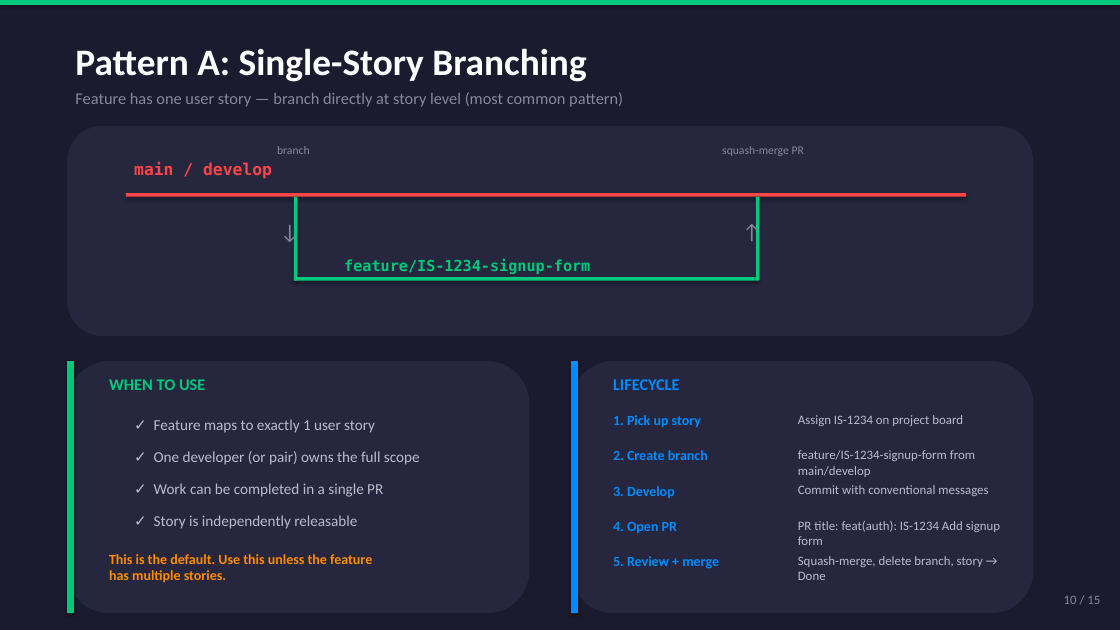
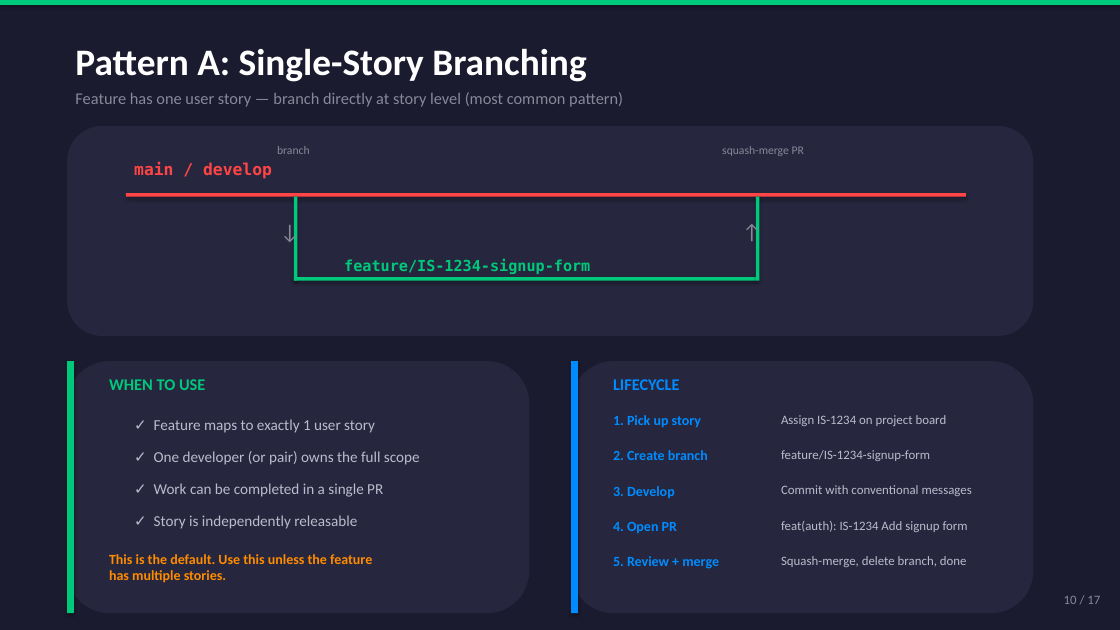
Before and after one commit to tacticl-ai/tacticl-core, a slide deck: slide 10 of docs/SDLC-Branch-Traceability-Standards.pptx. Drawn at 1120x630 pixels with LibreOffice and Linux fonts; fonts in the diff are those of the drawing. Boxes give left, top, right and bottom in pixels: in the first picture for what was removed or moved away, otherwise in the second. Text is boxed around its words. In the diff, an @@ line names an element or a change of style, - is before the commit and + after.

```diff
--- a/docs/SDLC-Branch-Traceability-Standards.pptx
+++ b/docs/SDLC-Branch-Traceability-Standards.pptx
@@ text "Assign IS-1234 on project board": place and size @@
-text "Assign IS-1234 on project board" at bbox=[798, 415, 963, 426]
+text "Assign IS-1234 on project board" at bbox=[781, 415, 947, 426]
@@ text "Commit with conventional messages": place and size @@
-text "Commit with conventional messages" at bbox=[798, 485, 988, 496]
+text "Commit with conventional messages" at bbox=[781, 485, 972, 496]
@@ text at bbox=[781, 450, 930, 461]: text changed @@
-feature/IS-1234-signup-form from main/develop
+feature/IS-1234-signup-form
@@ text at bbox=[781, 521, 968, 532]: text changed @@
-PR title: feat(auth): IS-1234 Add signup form
+feat(auth): IS-1234 Add signup form
@@ text at bbox=[781, 556, 967, 567]: text changed @@
-Squash-merge, delete branch, story → Done
+Squash-merge, delete branch, done
@@ text at bbox=[1064, 596, 1100, 604]: text changed @@
-10 / 15
+10 / 17
```
Also in this commit, not shown: 14 other slides changed, 2 slides added, 2 other files.
